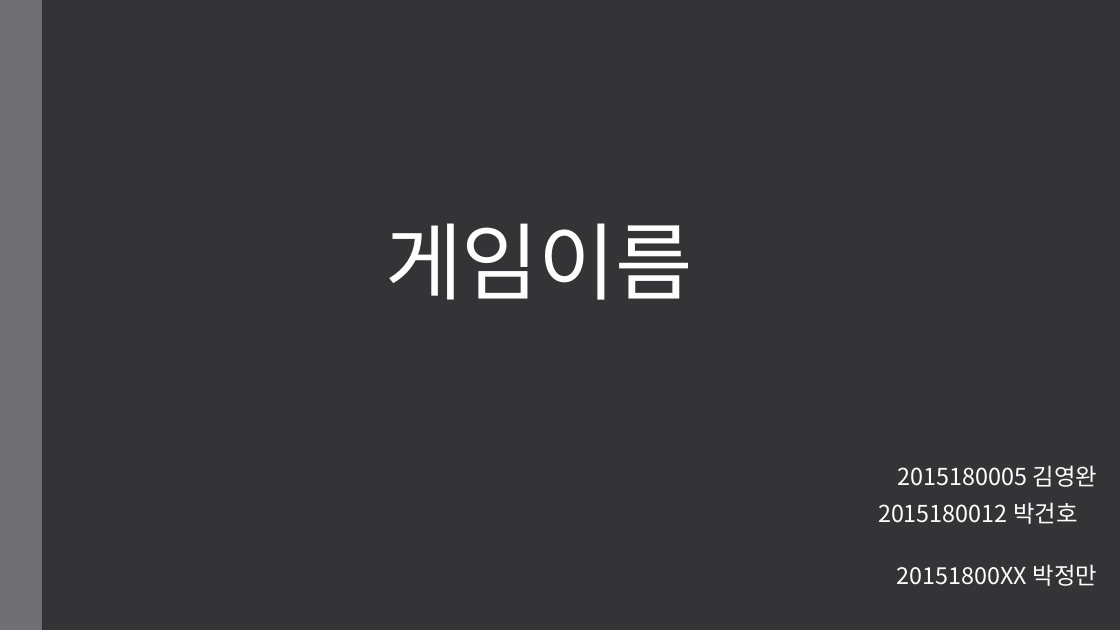
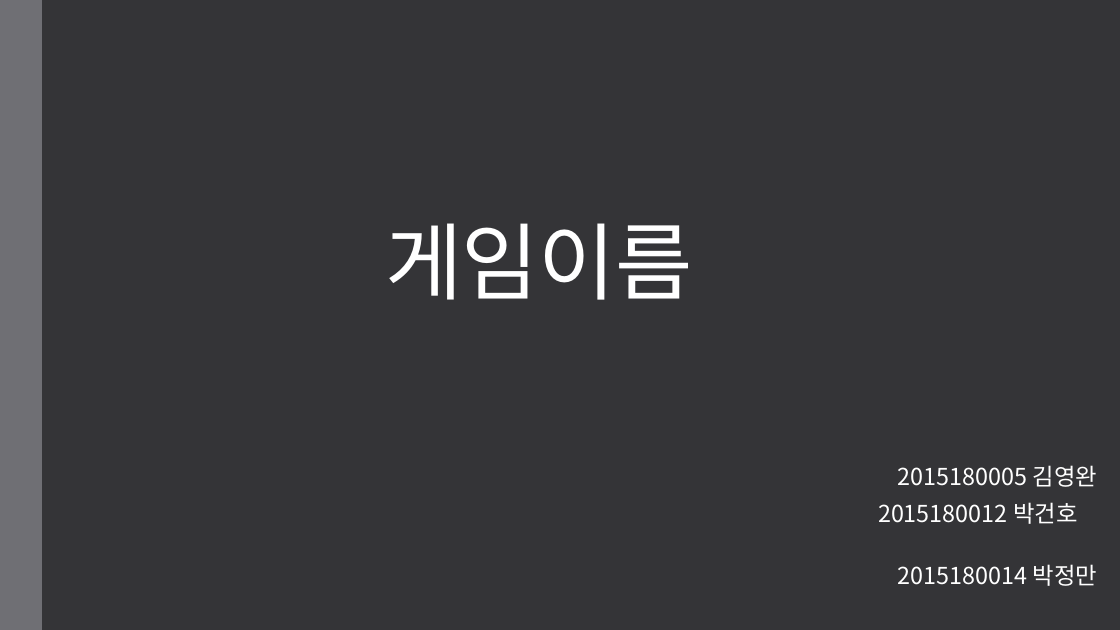
Before and after one commit to LEGO0937/Our_Project, a slide deck: slide 1 of 기획단계/졸작 제안서_α.pptx. Drawn at 1120x630 pixels with LibreOffice and Linux fonts; fonts in the diff are those of the drawing. Boxes give left, top, right and bottom in pixels: in the first picture for what was removed or moved away, otherwise in the second. Text is boxed around its words. In the diff, an @@ line names an element or a change of style, - is before the commit and + after.

Commit message:
일단 학번 적용
학번만 적용시켰다

```diff
--- a/기획단계/졸작 제안서_α.pptx
+++ b/기획단계/졸작 제안서_α.pptx
@@ text at (898,564,1097,586): text changed @@
-20151800XX 박정만
+2015180014 박정만
```
